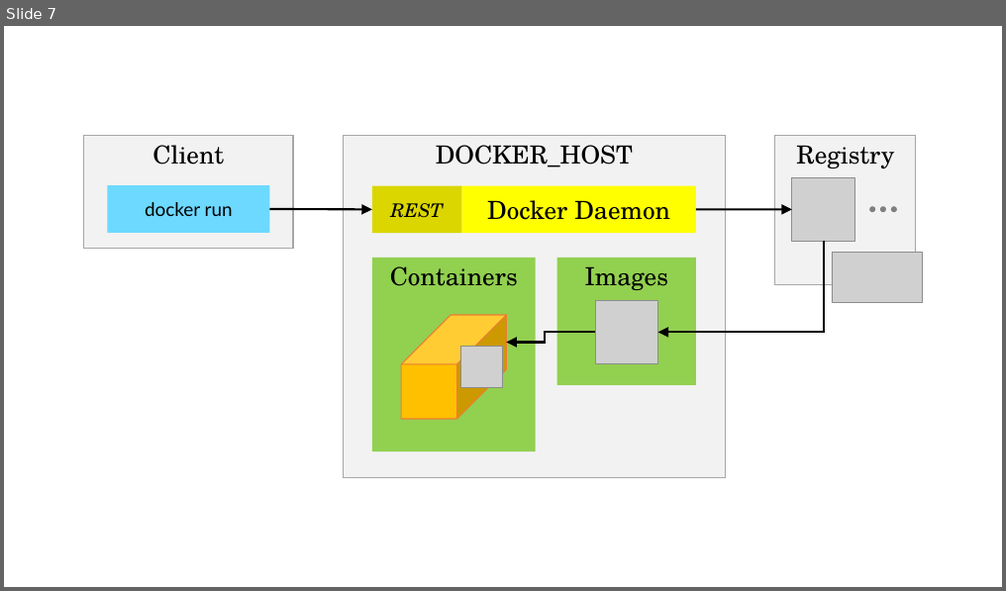
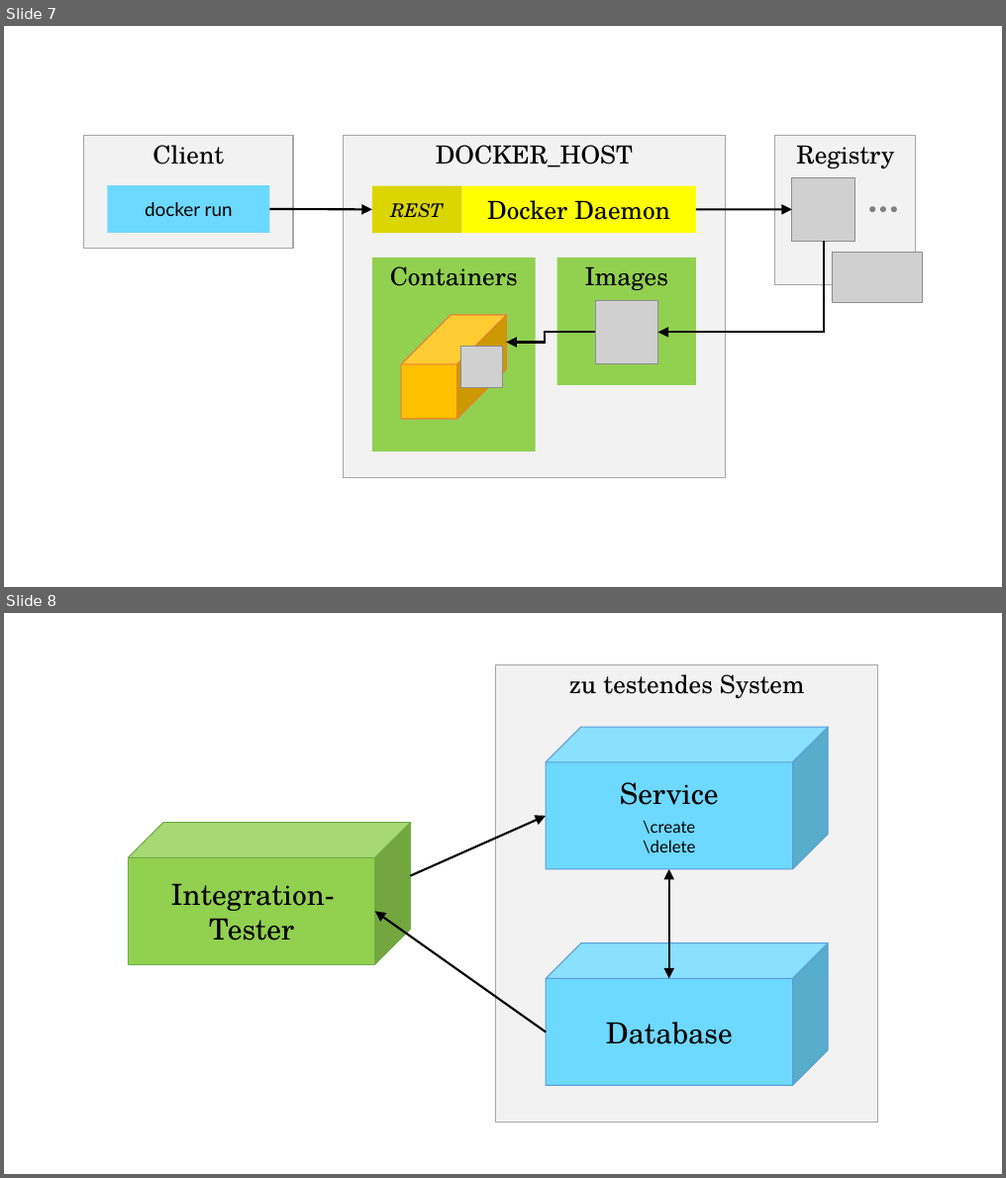
Before and after one commit to bemayr/sebsc-ba, a slide deck: images/graphics.pptx. Shown one above the other, each under a label of ours: slide 7 before the commit, slides 7 and 8 after it. The pictures are 1006x591 and 1006x1178 pixels, drawn with LibreOffice and Linux fonts; fonts in the diff are those of the drawing; grey boxes stand for pictures. Boxes give left, top, right and bottom in pixels: in the first picture for what was removed or moved away, otherwise in the second. Text is boxed around its words. In the diff, an @@ line names an element or a change of style, - is before the commit and + after.

```diff
--- a/images/graphics.pptx
+++ b/images/graphics.pptx
@@ slide 8 added at <box>4,613,1002,1174</box>, background #FFFFFF @@
@@ group added at <box>129,665,877,1123</box>: 3 cubes, 2 arrows, 1 rectangle, 1 double arrow @@
+Integration-Tester
+zu testendes System
+Database
+Service
+\create
+\delete
```
Also in this commit, not shown: 4 other files.
